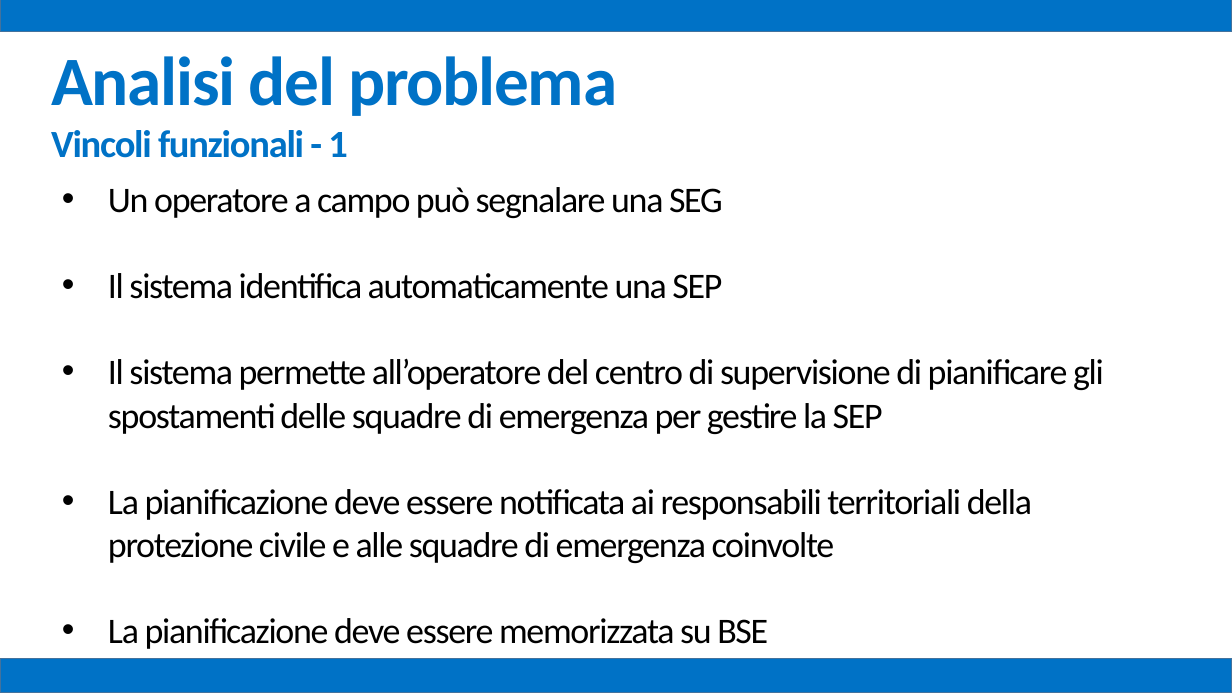
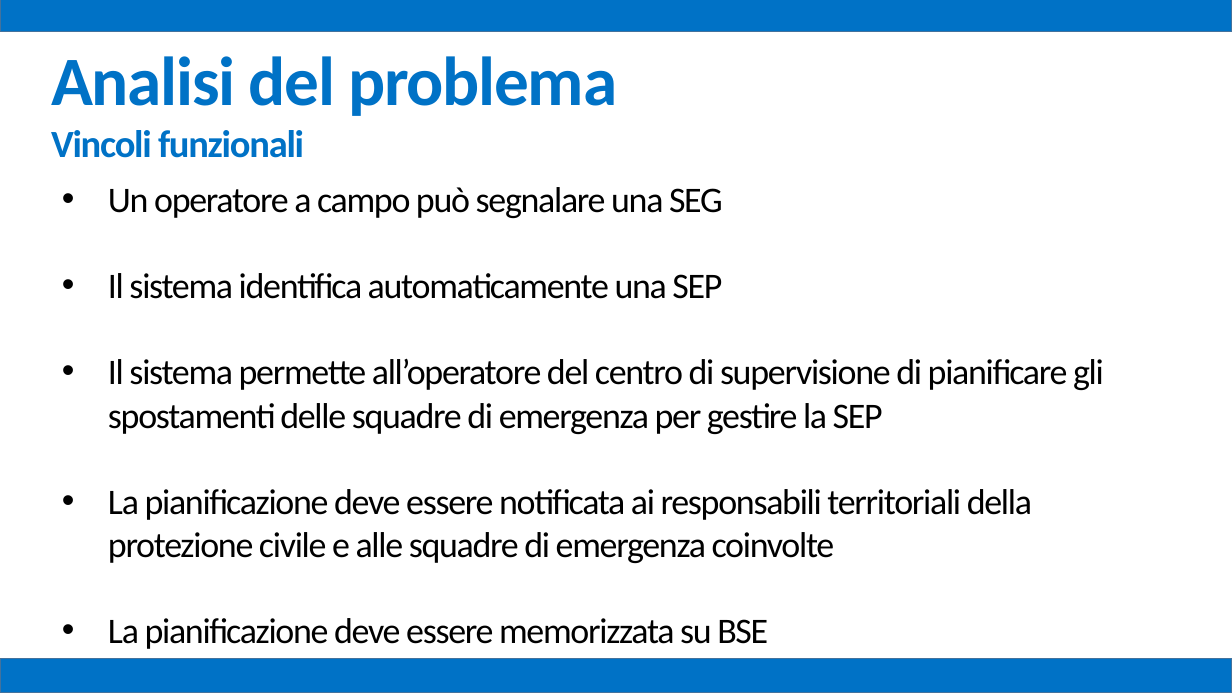
Before and after one commit to mz1991/ProgettoFebbraio2015, a slide deck: slide 16 of Febbraio 2015.pptx. Drawn at 1232x693 pixels with LibreOffice and Linux fonts; fonts in the diff are those of the drawing. Boxes give left, top, right and bottom in pixels: in the first picture for what was removed or moved away, otherwise in the second. Text is boxed around its words. In the diff, an @@ line names an element or a change of style, - is before the commit and + after.

```diff
--- a/Febbraio 2015.pptx
+++ b/Febbraio 2015.pptx
@@ text at (x1=51, y1=130, x2=304, y2=158): text changed @@
-Vincoli funzionali - 1
+Vincoli funzionali
```
Also in this commit, not shown: 33 other slides changed.
